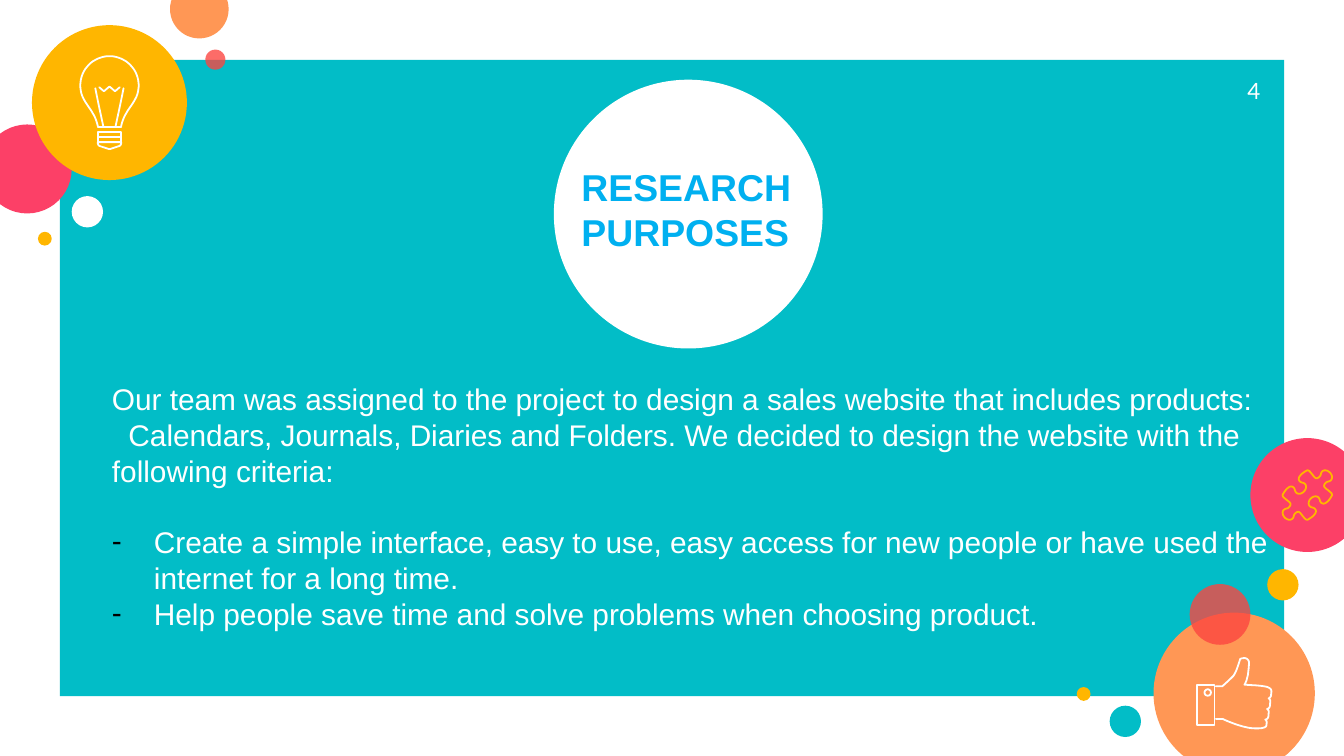
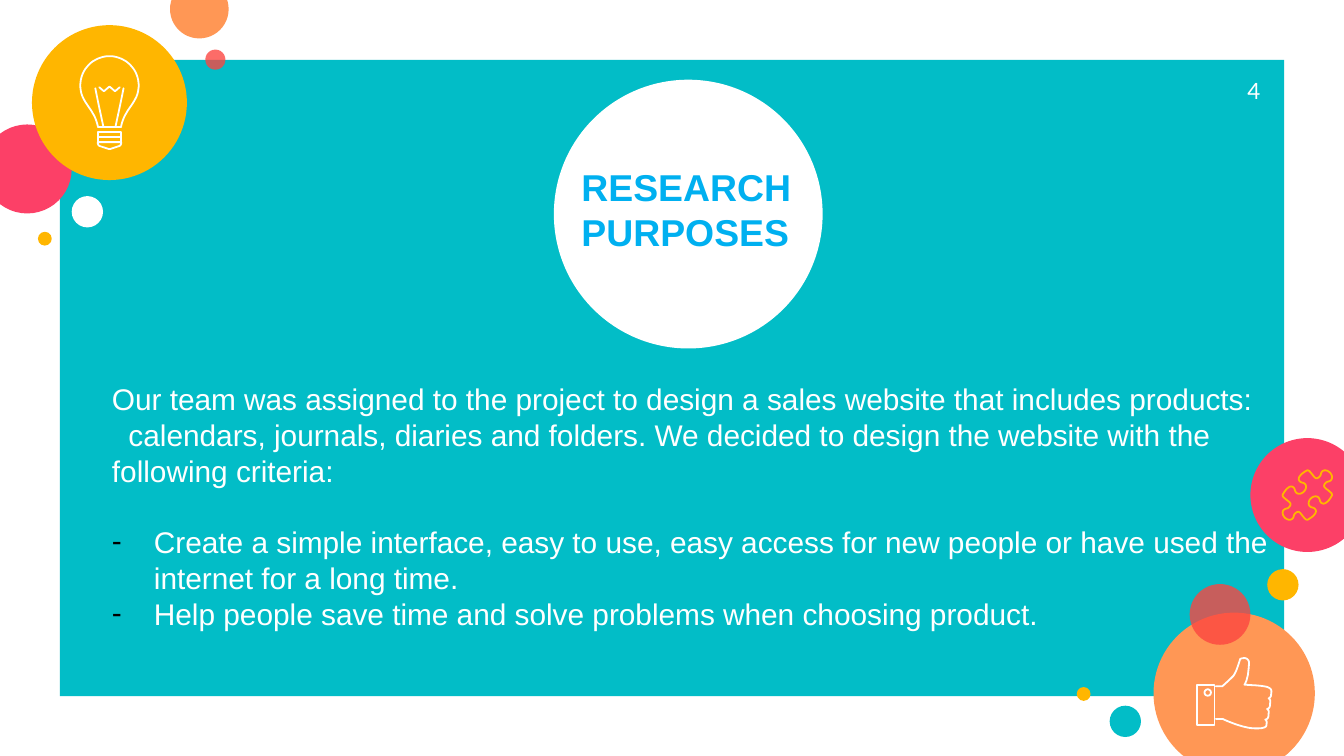
Before and after one commit to hoanglongvuong/aptechseem1, a slide deck: slide 4 of Document/SlideShow.pptx. Drawn at 1344x756 pixels with LibreOffice and Linux fonts; fonts in the diff are those of the drawing. Boxes give left, top, right and bottom in pixels: in the first picture for what was removed or moved away, otherwise in the second. Text is boxed around its words. In the diff, an @@ line names an element or a change of style, - is before the commit and + after.

```diff
--- a/Document/SlideShow.pptx
+++ b/Document/SlideShow.pptx
@@ text at bbox=[112, 388, 1252, 487]: text changed @@
-Our team was assigned to the project to design a sales website that includes products: Calendars, Journals, Diaries and Folders. We decided to design the website with the following criteria:
+Our team was assigned to the project to design a sales website that includes products: calendars, journals, diaries and folders. We decided to design the website with the following criteria:
```
Also in this commit, not shown: 9 slides added, 6 slides removed.
